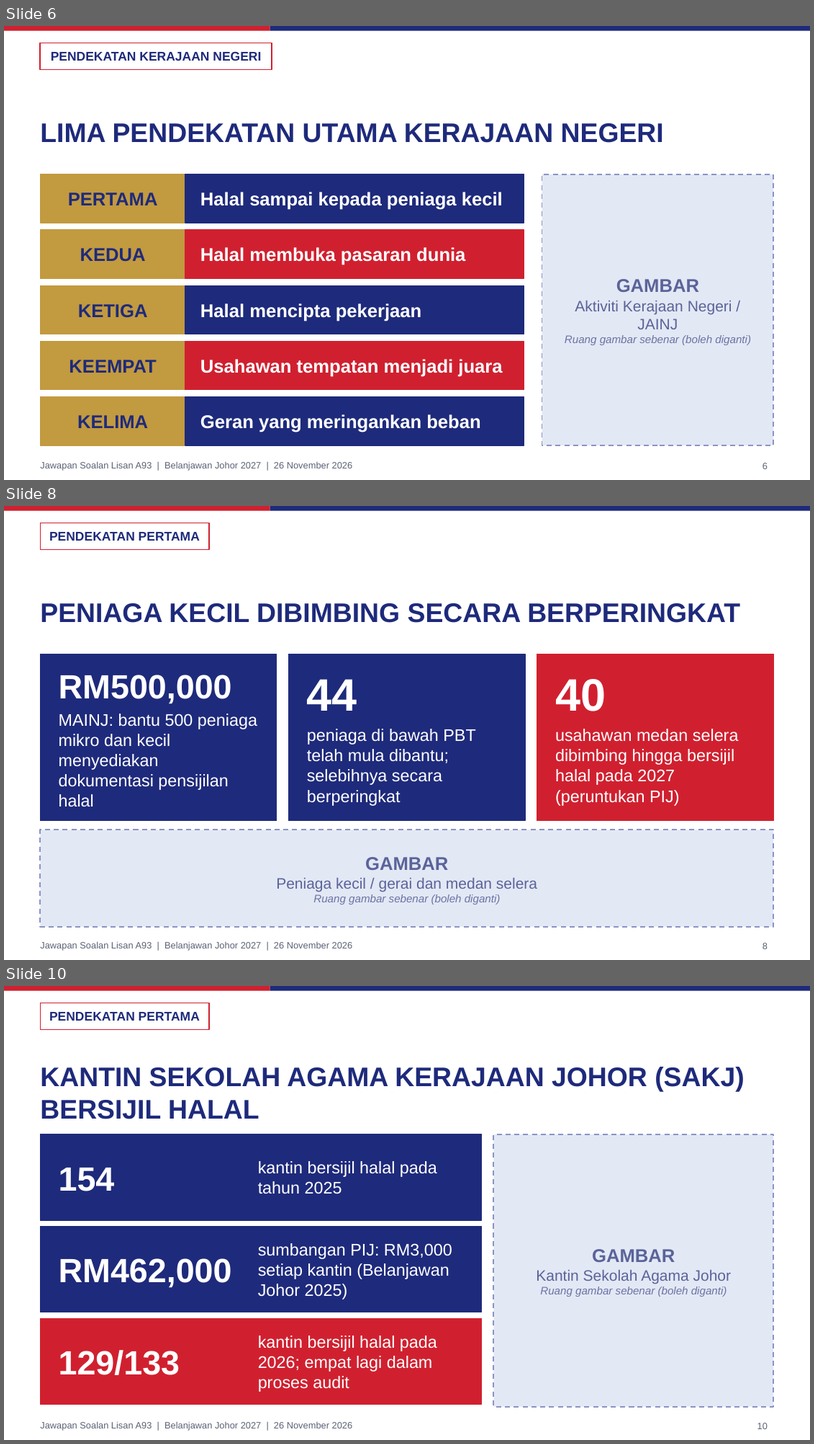
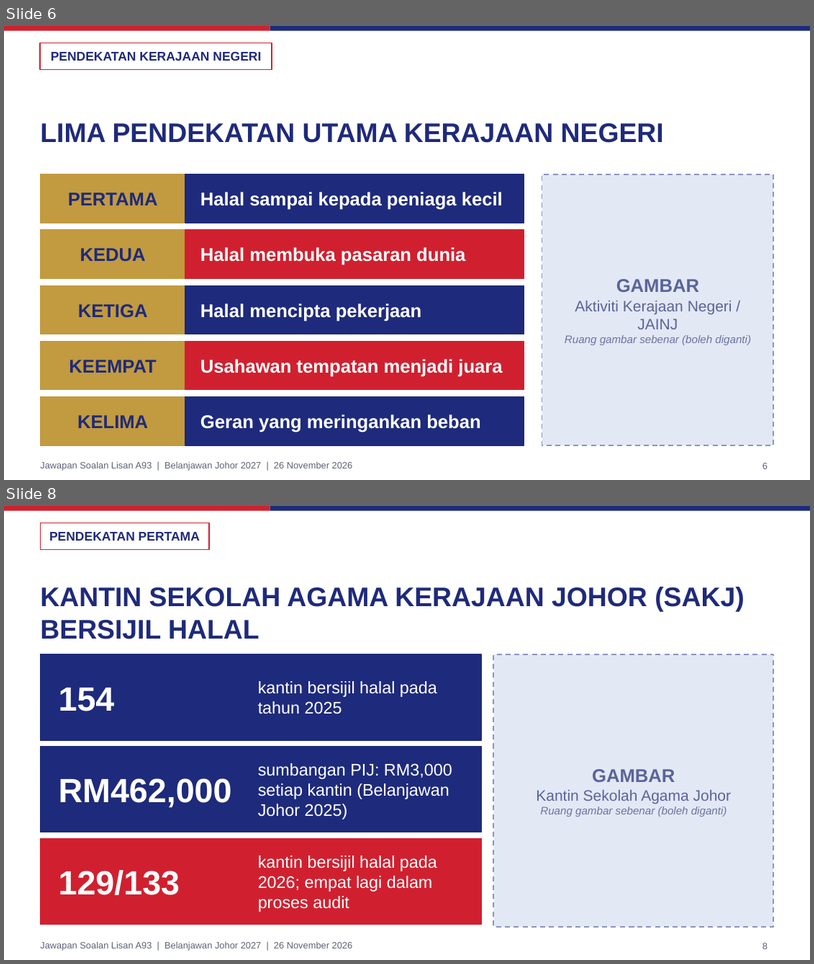
Before and after one commit to nawaljoe/Nawal, a slide deck: slides/A93_Halal_Johor_16x9.pptx. Shown one above the other, each under a label of ours: slides 6, 8 and 10 before the commit, slides 6 and 8 after it; the slides between them are not shown. The pictures are 814x1444 and 814x964 pixels, drawn with LibreOffice and Linux fonts; fonts in the diff are those of the drawing; background and template pictures are left out. Boxes give left, top, right and bottom in pixels: in the first picture for what was removed or moved away, otherwise in the second. Text is boxed around its words. In the diff, an @@ line names an element or a change of style, - is before the commit and + after.

```diff
--- a/slides/A93_Halal_Johor_16x9.pptx
+++ b/slides/A93_Halal_Johor_16x9.pptx
@@ slide 8 removed at [4, 506, 810, 960], background #FFFFFF; not listed: 3 template elements that a slide beside it also shows @@
@@ rectangle removed at [40, 523, 209, 549] @@
@@ text removed at [49, 532, 200, 541] @@
-PENDEKATAN PERTAMA
@@ title removed at [40, 603, 741, 623] @@
-PENIAGA KECIL DIBIMBING SECARA BERPERINGKAT
@@ rectangle removed at [40, 654, 277, 821] @@
@@ rectangle removed at [289, 654, 525, 821] @@
@@ rectangle removed at [538, 654, 774, 821] @@
@@ text removed at [59, 674, 232, 704] @@
-RM500,000
@@ text removed at [307, 679, 358, 710] @@
-44
@@ text removed at [556, 679, 606, 711] @@
-40
@@ text removed at [59, 713, 257, 807] @@
-MAINJ: bantu 500 peniaga mikro dan kecil menyediakan dokumentasi pensijilan halal
@@ text removed at [307, 728, 476, 806] @@
-peniaga di bawah PBT telah mula dibantu; selebihnya secara berperingkat
@@ text removed at [556, 728, 739, 806] @@
-usahawan medan selera dibimbing hingga bersijil halal pada 2027 (peruntukan PIJ)
@@ rectangle removed at [40, 830, 774, 926] @@
@@ text removed at [276, 857, 538, 904] @@
-GAMBAR
-Peniaga kecil / gerai dan medan selera
-Ruang gambar sebenar (boleh diganti)
@@ page number removed at [763, 942, 768, 949] @@
-8
@@ what was slide 10 is now slide 8 @@
@@ page number at [763, 942, 768, 949]: text changed @@
-10
+8
```
Also in this commit, not shown: 1 slide changed, 1 other slide removed, 4 other files.
